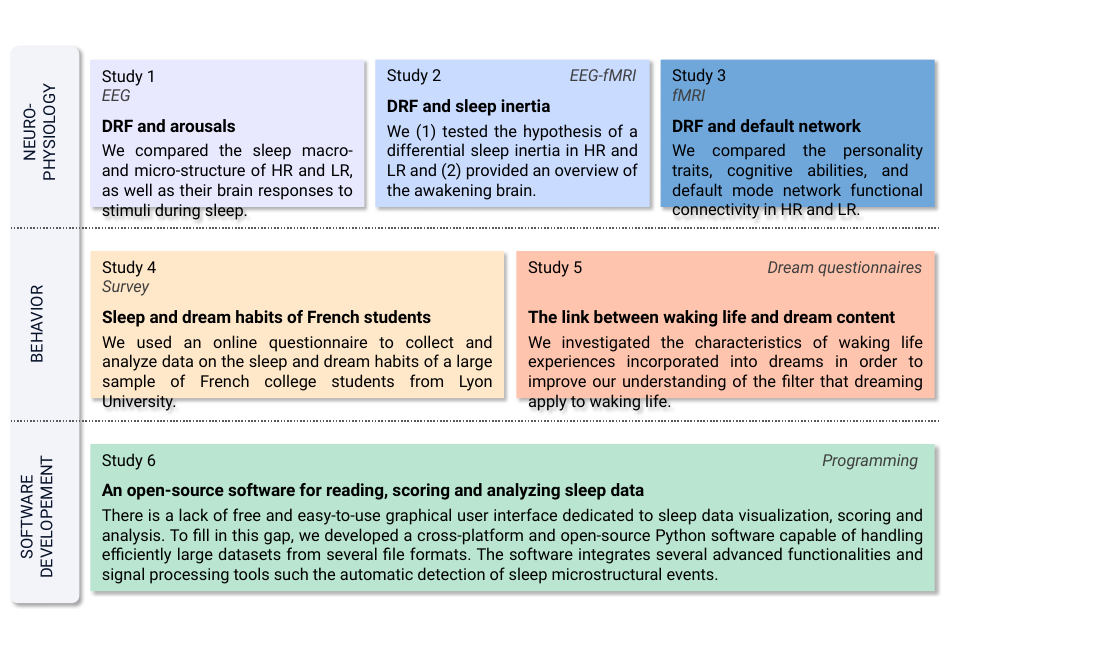
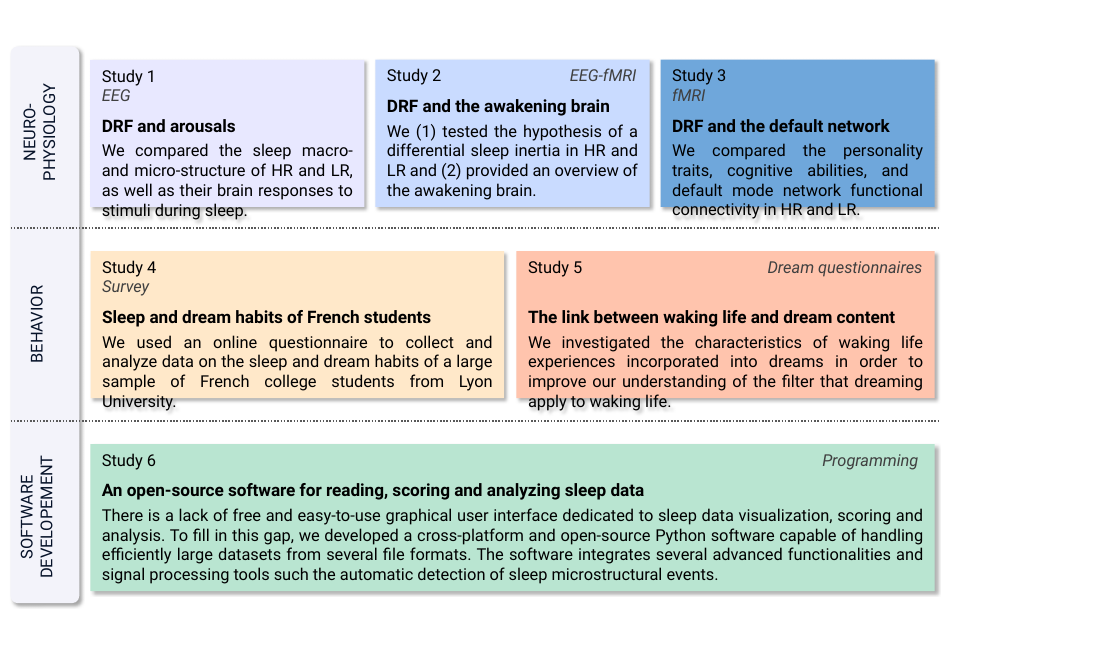
Before and after one commit to raphaelvallat/Thesis, a slide deck: slide 1 of Fig/Intro/Intro_Problematics/Intro_Problematics.pptx. Drawn at 1120x651 pixels with LibreOffice and Linux fonts; fonts in the diff are those of the drawing. Boxes give left, top, right and bottom in pixels: in the first picture for what was removed or moved away, otherwise in the second. Text is boxed around its words. In the diff, an @@ line names an element or a change of style, - is before the commit and + after.

```diff
--- a/Fig/Intro/Intro_Problematics/Intro_Problematics.pptx
+++ b/Fig/Intro/Intro_Problematics/Intro_Problematics.pptx
@@ text in rectangle at (387, 99, 610, 116): text changed @@
-DRF and sleep inertia
+DRF and the awakening brain
@@ text in rectangle at (672, 119, 890, 132): text changed @@
-DRF and default network
+DRF and the default network
```
Also in this commit, not shown: 18 other files.
